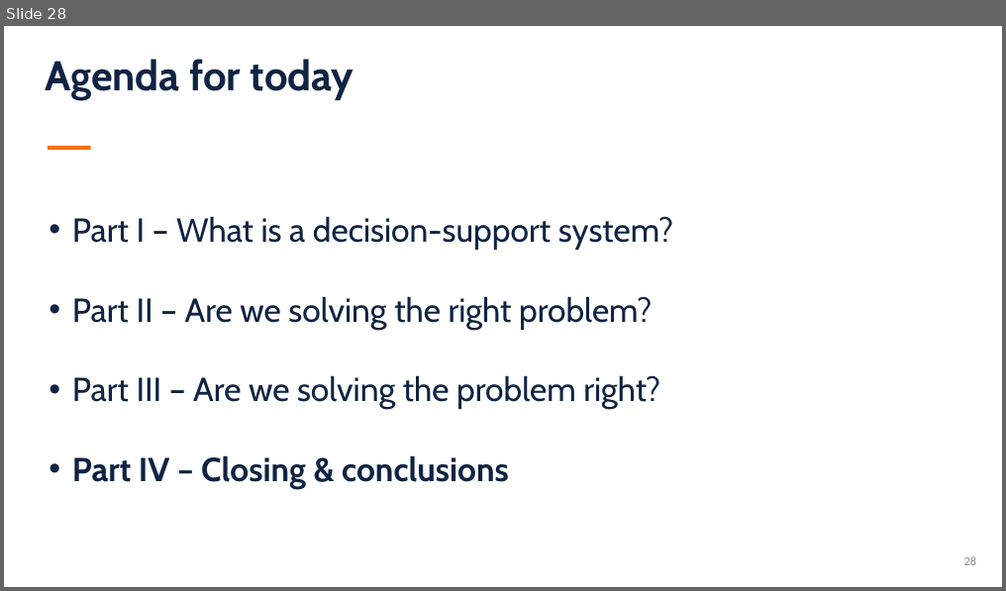
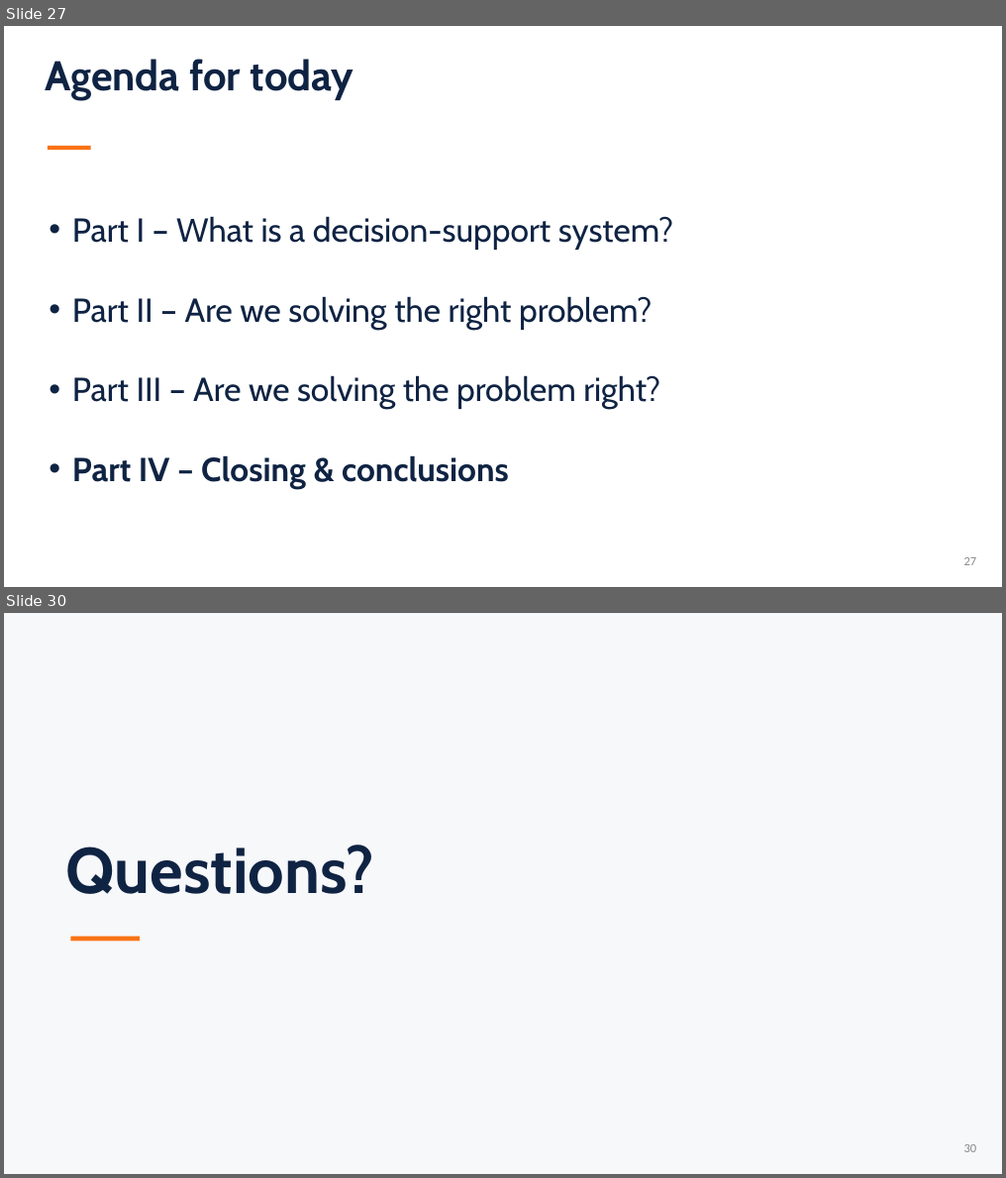
Before and after one commit to sefop/sefop-sctc-2026, a slide deck: SCTC-2026-Airlines-Optimization-Workshop.pptx. Shown one above the other, each under a label of ours: slide 28 before the commit, slides 27 and 30 after it; the slides between them are not shown. The pictures are 1006x591 and 1006x1178 pixels, drawn with LibreOffice and Linux fonts; fonts in the diff are those of the drawing. Boxes give left, top, right and bottom in pixels: in the first picture for what was removed or moved away, otherwise in the second. Text is boxed around its words. In the diff, an @@ line names an element or a change of style, - is before the commit and + after.

```diff
--- a/SCTC-2026-Airlines-Optimization-Workshop.pptx
+++ b/SCTC-2026-Airlines-Optimization-Workshop.pptx
@@ slide 30 added at box(4, 613, 1002, 1174), background #F7F8FA @@
@@ text added at box(66, 845, 374, 894), 62 pt, text #0F2343, bold @@
+Questions?
@@ rectangle added at box(70, 937, 140, 942), fill #F97316 @@
@@ page number added at box(964, 1145, 977, 1153), 12 pt, text #8C8C8C @@
+30
@@ what was slide 28 is now slide 27 @@
@@ page number at box(964, 558, 977, 566): text changed @@
-28
+27
```
Also in this commit, not shown: 1 slide changed, 2 other slides added, 4 slides removed, 14 other files.
